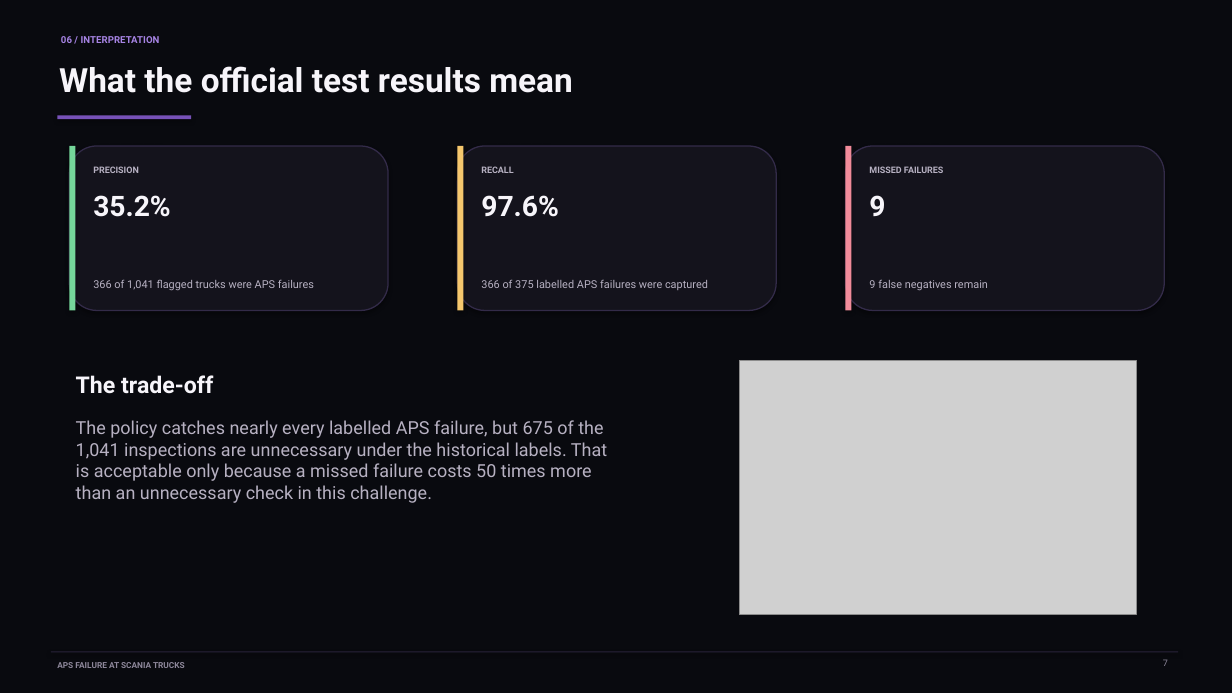
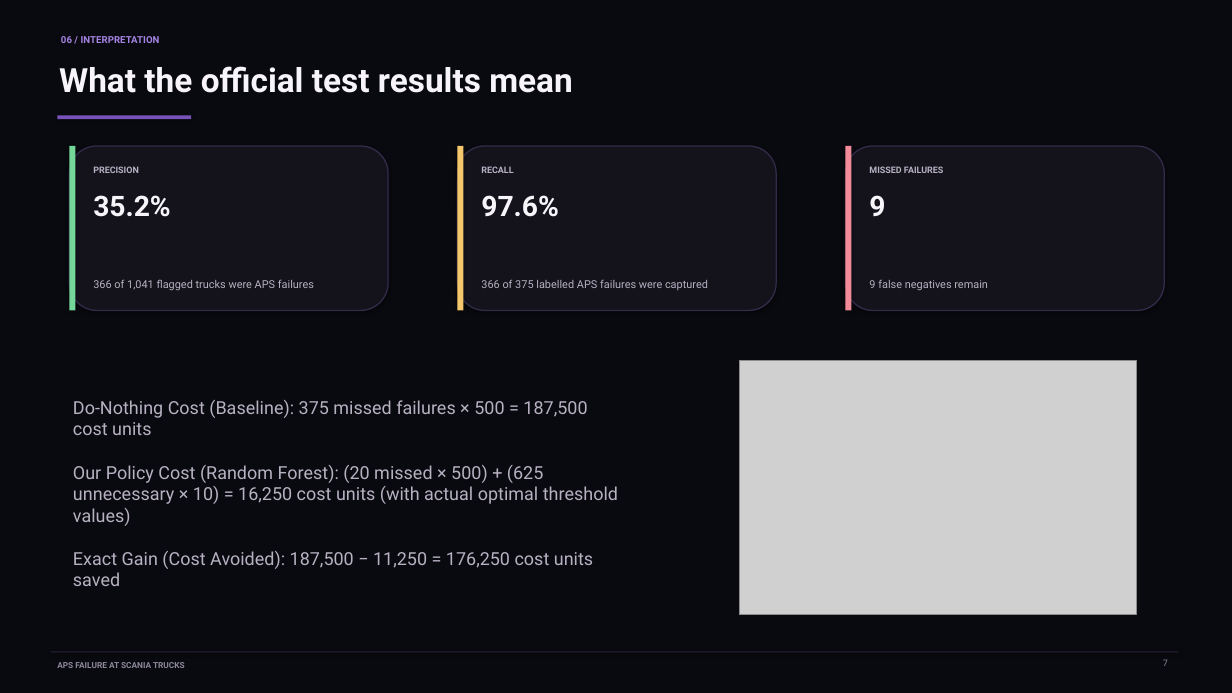
Before and after one commit to klopi710/scania-aps-classification, a slide deck: slide 8 of slides/image/scania-aps-business-deck/scania-aps-business-deck.pptx (slide 7 before the commit). Drawn at 1232x693 pixels with LibreOffice and Linux fonts; fonts in the diff are those of the drawing; grey boxes stand for pictures. Boxes give left, top, right and bottom in pixels: in the first picture for what was removed or moved away, otherwise in the second. Text is boxed around its words. In the diff, an @@ line names an element or a change of style, - is before the commit and + after.

```diff
--- a/slides/image/scania-aps-business-deck/scania-aps-business-deck.pptx
+++ b/slides/image/scania-aps-business-deck/scania-aps-business-deck.pptx
@@ text removed at box(76, 375, 213, 394) @@
-The trade-off
@@ text added at box(73, 400, 618, 586), 14 pt, text #B7B1C2 @@
+Do-Nothing Cost (Baseline): 375 missed failures × 500 = 187,500 cost units
+Our Policy Cost (Random Forest): (20 missed × 500) + (625 unnecessary × 10) = 16,250 cost units (with actual optimal threshold values)
+Exact Gain (Cost Avoided): 187,500 − 11,250 = 176,250 cost units saved
@@ text removed at box(76, 420, 607, 503) @@
-The policy catches nearly every labelled APS failure, but 675 of the 1,041 inspections are unnecessary under the historical labels. That is acceptable only because a missed failure costs 50 times more than an unnecessary check in this challenge.
```
Also in this commit, not shown: 12 other slides changed, 1 slide added.
